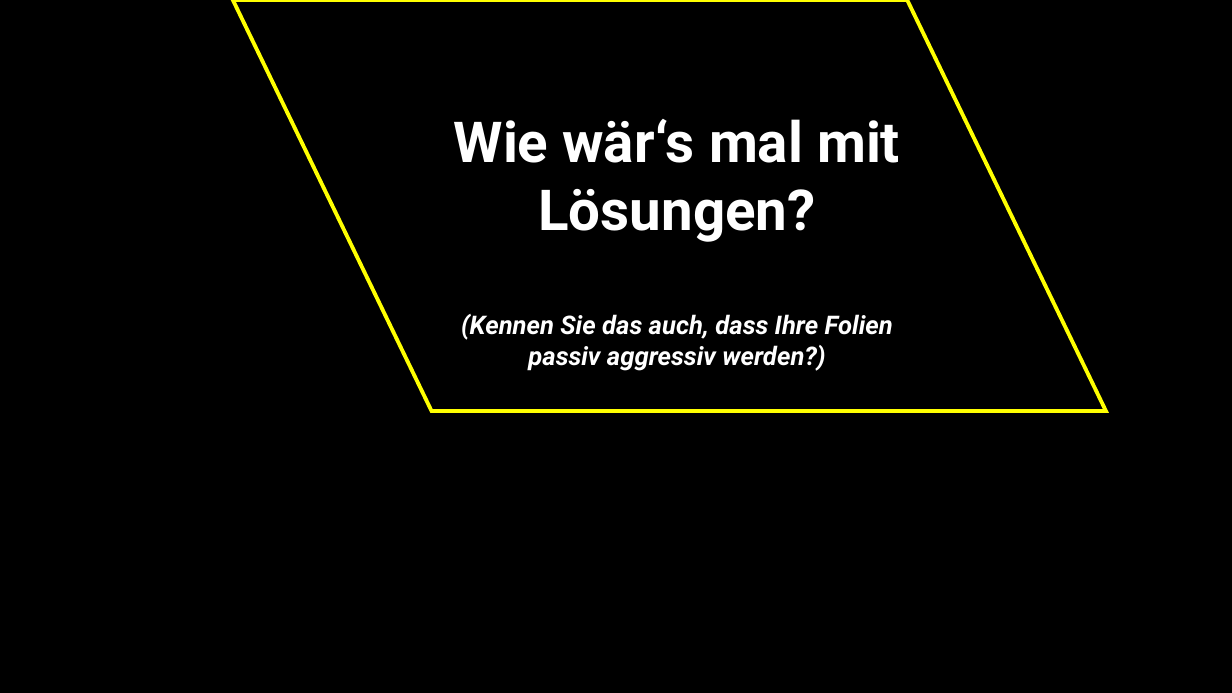
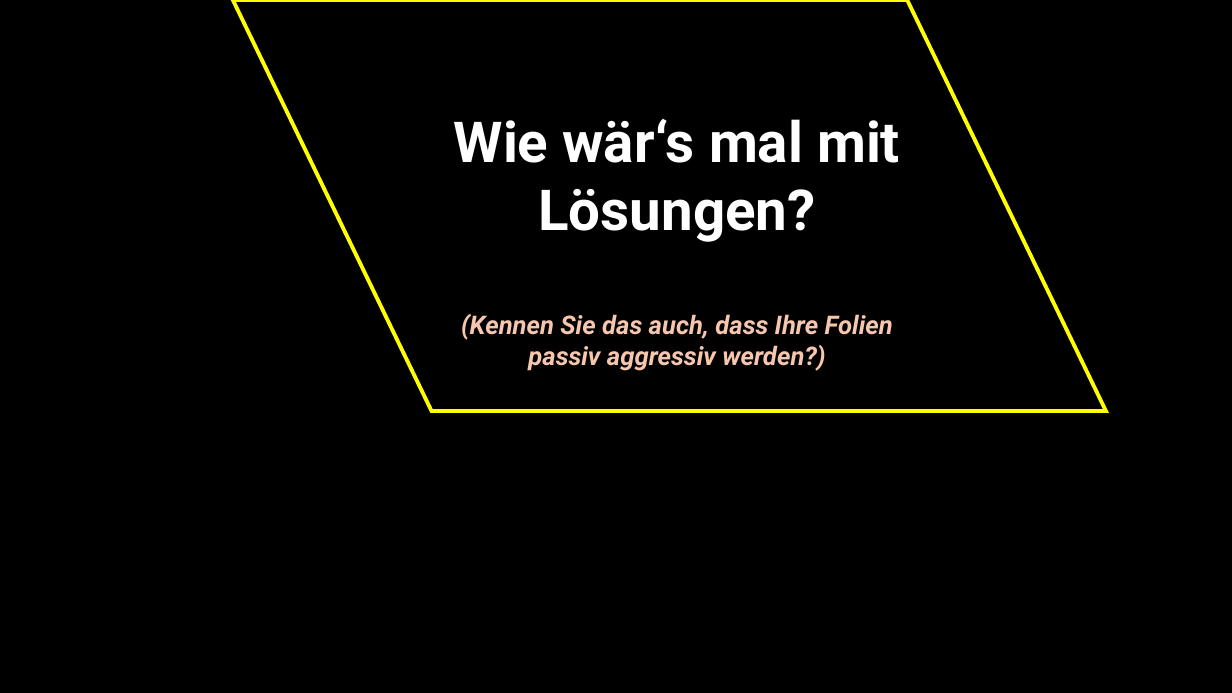
Before and after one commit to jkruppa/teaching, a slide deck: slide 9 of talks/202510_roulette/Kruppa_Scheetz.pptx. Drawn at 1232x693 pixels with LibreOffice and Linux fonts; fonts in the diff are those of the drawing. Boxes give left, top, right and bottom in pixels: in the first picture for what was removed or moved away, otherwise in the second. Text is boxed around its words. In the diff, an @@ line names an element or a change of style, - is before the commit and + after.

```diff
--- a/talks/202510_roulette/Kruppa_Scheetz.pptx
+++ b/talks/202510_roulette/Kruppa_Scheetz.pptx
@@ text at bbox=[461, 314, 893, 371]: text colour #FFFFFF to #F6C6AD in "(Kennen Sie das auch, dass Ihre Folien ..." @@
```
Also in this commit, not shown: 5 other slides changed.
